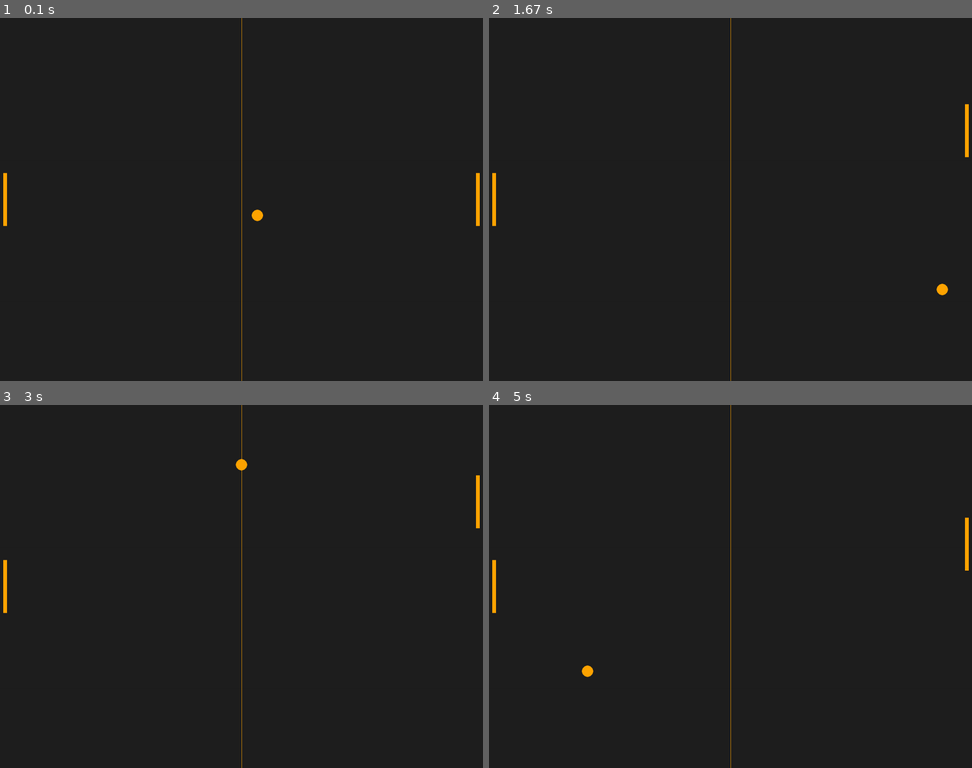
Above: before the commit, frames 1-4 (two rows, left to right).
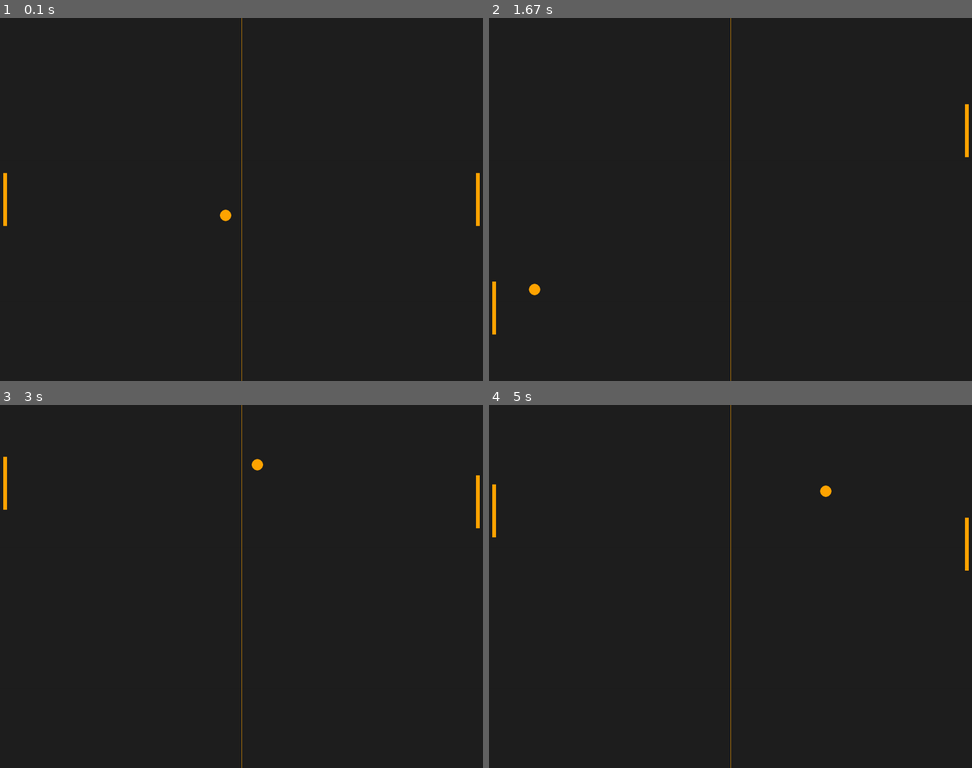
Above: after the commit, the same moments.

Repository: LearningToCode-MakersAndMore/HandNotHand
Game: pygame game, started from pong_pygame.py
The game is run twice, just before and just after one commit, with the same random seed, the same clock (stepped at 60 frames per second) and the same inputs.
Inputs:
- Up to frame 1 (0.1 s): no input
- Up to frame 2 (1.67 s): hold Up 0.33-0.8 s; hold Down 0.83-1.13 s; hold Up 1.17-1.53 s; hold Down from 1.57 s (still down)
- Up to frame 3 (3 s): release Down at 1.93 s; hold Up 1.97-2.27 s; hold Down 2.3-2.6 s; hold Up from 2.63 s (still down)
- Up to frame 4 (5 s): release Up at 3 s; hold Down 3.03-3.4 s; hold Up 3.43-3.73 s; hold Down 3.77-4.07 s; hold Up 4.1-4.47 s; hold Down 4.5-4.87 s; hold Up from 4.9 s (still down)

The runs differ from the first frame. In frame 1, 0.1% of the frame differs, in the area x 45-55%, y 52-56%; in frame 2, 0.3%; in frame 3, 0.3%; in frame 4, 0.4%, in the area x 0-71%, y 21-75%.

Commit message:
Updated ball and opponent movement
Added ball randomness and reset
Added opponent ai movement.

Diff:
--- a/pong_pygame.py
+++ b/pong_pygame.py
@@ -1,4 +1,4 @@
-import pygame, sys
+import pygame, sys, random
 
 def ball_animation():
   global ball_speed_x, ball_speed_y #try to change global later
@@ -8,7 +8,7 @@
   if ball.top <= 0 or ball.bottom >= screen_height:
     ball_speed_y *= -1
   if ball.left <= 0 or ball.right >= screen_width:
-    ball_speed_x *= -1
+    ball_restart()
 
   if ball.colliderect(player) or ball.colliderect(opponent):
     ball_speed_x *= -1
@@ -19,6 +19,22 @@
     player.top = 0
   if player.bottom >= screen_height:
     player.bottom = screen_height
+
+def opponent_ai():
+  if opponent.top < ball.y:
+    opponent.top += opponent_speed
+  if opponent.bottom > ball.y:
+    opponent.bottom -= opponent_speed
+  if opponent.top <= 0:
+    opponent.top = 0
+  if opponent.bottom >= screen_height:
+    opponent.bottom = screen_height
+
+def ball_restart():
+  global ball_speed_y, ball_speed_x
+  ball.center = (screen_width/2, screen_height/2)
+  ball_speed_y *= random.choice((1, -1))
+  ball_speed_x *= random.choice((1, -1))
 
 # General setup
 pygame.init()
@@ -38,9 +54,10 @@
 bg_color = pygame.Color('grey12')
 very_orange = (255,165,0)
 
-ball_speed_x = 7
-ball_speed_y = 7
+ball_speed_x = 7 * random.choice((1, -1))
+ball_speed_y = 7 * random.choice((1, -1))
 player_speed = 0
+opponent_speed = 7
 
 while True:
   # Handling input
@@ -64,6 +81,8 @@
 
   ball_animation()
   player_animation()
+  opponent_ai()
+
 
   # Visuals
   screen.fill(bg_color)
